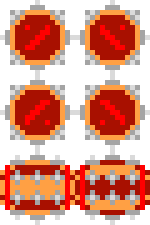
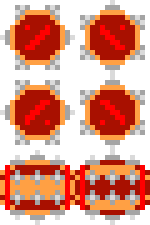
Revision of a layered w=150, h=225 image; what changed, layer by layer:
added layer "Capa 10" above "Capa 9" over [10, 0, 150, 150]
renamed "Capa 5" to "Capa 9", hid it over [10, 0, 150, 150]
